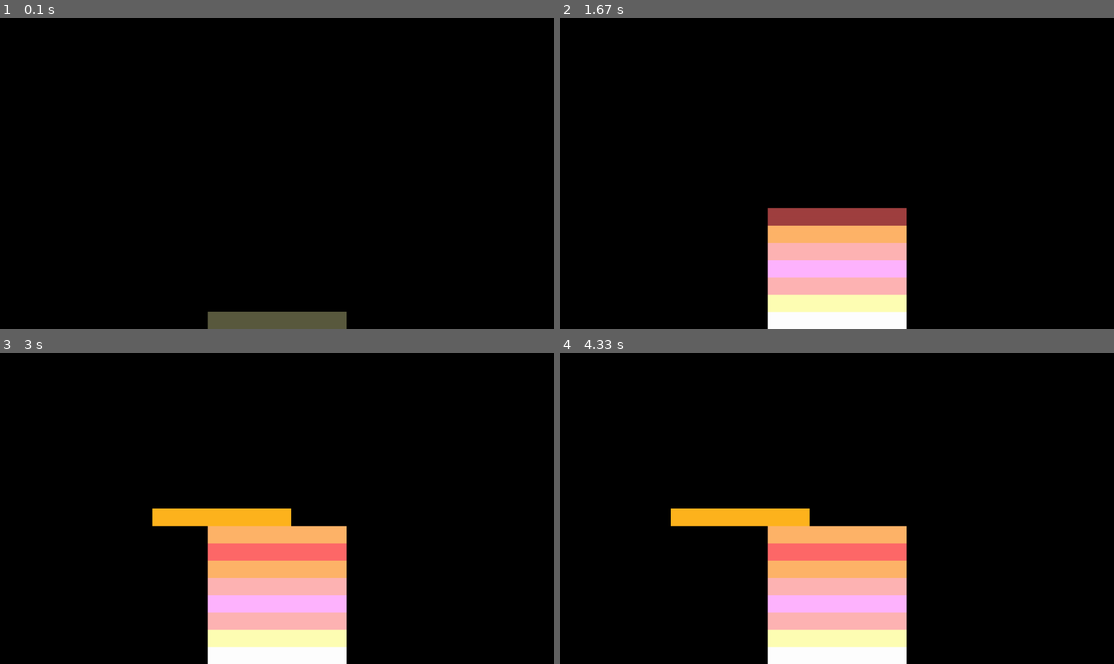
Above: before the commit, frames 1-4 (two rows, left to right).
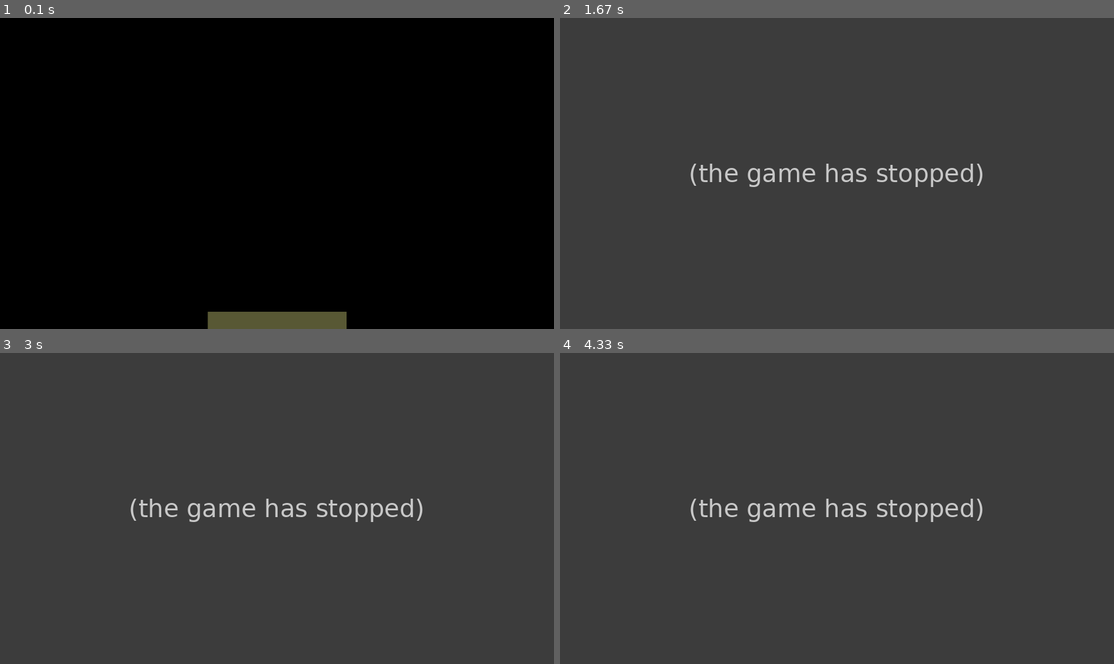
Above: after the commit, the same moments.

Repository: szalencia/STACKS-PYTHON
Game: pygame game, started from STACKS-2D.py
Two runs of this game, one before a commit and one after it. Both use one fixed random seed, a clock stepped at 60 frames per second and the inputs below.
Inputs:
- Up to frame 1 (0.1 s): no input
- Up to frame 2 (1.67 s): tap Space at 0.33 s
- Up to frame 3 (3 s): no input
- Up to frame 4 (4.33 s): no input

The runs differ from the first frame. In frame 2, 100% of the frame differs, in the area x 0-100%, y 0-100%; in frame 3, 100%; in frame 4, 100%.
After the commit the program exited at 1.33 s; later frames show no game.

Commit message:
Update STACKS-2D.py
WORKING GAME 2D

Diff:
--- a/STACKS-2D.py
+++ b/STACKS-2D.py
@@ -7,12 +7,12 @@
 def colorUpdate (colorLs):
     x = random.randint(0,2)
     y = random.randint(0,1)
-    if ((colorLs[x]+75)>255):
-        colorLs[x] -= 75
-    elif ((colorLs[x]-75)<0):
-        colorLs[x] += 75
+    if ((colorLs[x]+100)>255):
+        colorLs[x] -= 100
+    elif ((colorLs[x]-100)<0):
+        colorLs[x] += 100
     else:
-        colorLs[x] = colorLs[x] + ((y-((y+1)%2))*75) # CONVERTING 0/1 TO -1/1 :)
+        colorLs[x] = colorLs[x] + ((y-((y+1)%2))*100) # CONVERTING 0/1 TO -1/1 :)
     return colorLs
 
 def fadeIn (x, colorSet):
@@ -59,6 +59,7 @@
 colorPresent = [0,0,0]
 colorStep = 0
 movementStack = "rev"
+vel = 10
 
 pygame.init()
 win = pygame.display.set_mode((1600,900))
@@ -72,6 +73,7 @@
     if timeElapsed < 2250: #2250/250 = 9, which is no. of initial stacks :)
         if timeElapsed % 250 == 0:
             stackVertices = pushUp (stackVertices)
+            # stackVertices = push (stackVertices,0 )
             stackArray.append(copy.deepcopy(stackVertices))
             color = colorUpdate(color)
             colorArray.append(color.copy())
@@ -88,17 +90,17 @@
             colorArray.pop()
         pygame.draw.polygon(win,(0,0,0),stackVertices)
         if (movementStack == "rev"):
-            stackVertices[0][0]-= 10
-            stackVertices[1][0]-= 10
-            stackVertices[2][0]-= 10
-            stackVertices[3][0]-= 10
+            stackVertices[0][0]-= vel
+            stackVertices[1][0]-= vel
+            stackVertices[2][0]-= vel
+            stackVertices[3][0]-= vel
             if stackVertices[1][0]<=(stackArray[-1][0][0]-50):
                 movementStack = "fwd"
         elif (movementStack == "fwd"):
-            stackVertices[0][0]+= 10
-            stackVertices[1][0]+= 10
-            stackVertices[2][0]+= 10
-            stackVertices[3][0]+= 10
+            stackVertices[0][0]+= vel
+            stackVertices[1][0]+= vel
+            stackVertices[2][0]+= vel
+            stackVertices[3][0]+= vel
             if stackVertices[0][0]>=(stackArray[-1][1][0]+50):
                 movementStack = "rev"
         pygame.draw.polygon(win,color,stackVertices)
@@ -109,6 +111,16 @@
     for event in x :
         if event.type == pygame.KEYDOWN :
             if event.key == pygame.K_SPACE :
+                if stackVertices[0][0] < stackArray[-1][0][0] and stackVertices[1][0] > stackArray[-1][0][0]:
+                    stackVertices[0][0] = stackArray[-1][0][0]
+                    stackVertices[3][0] = stackArray[-1][3][0]
+                elif stackVertices[1][0] > stackArray[-1][1][0] and stackVertices[0][0] < stackArray[-1][1][0]:
+                    stackVertices[1][0] = stackArray[-1][1][0]
+                    stackVertices[2][0] = stackArray[-1][2][0]
+                else:
+                    print("GAME ENDS HERE")
+                    pygame.time.delay(1000)
+                    loop = False
                 stackArray.append(copy.deepcopy(stackVertices))
                 colorArray.append(copy.deepcopy(color))
                 stackArray=list(map(pushDn,stackArray))
@@ -119,6 +131,8 @@
                 win.fill((0,0,0))
             elif event.key == pygame.K_v:
                 renderAll()
+            elif event.key == pygame.K_c:
+                print(color)
 
         if event.type == pygame.QUIT :
             loop = False
